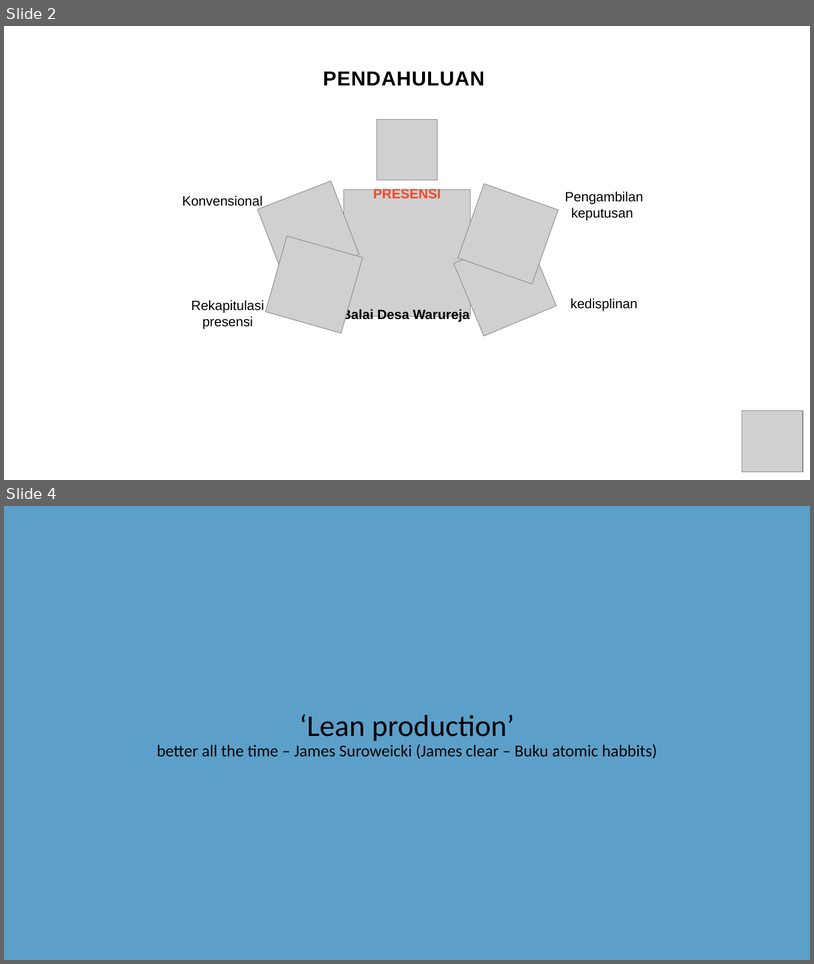
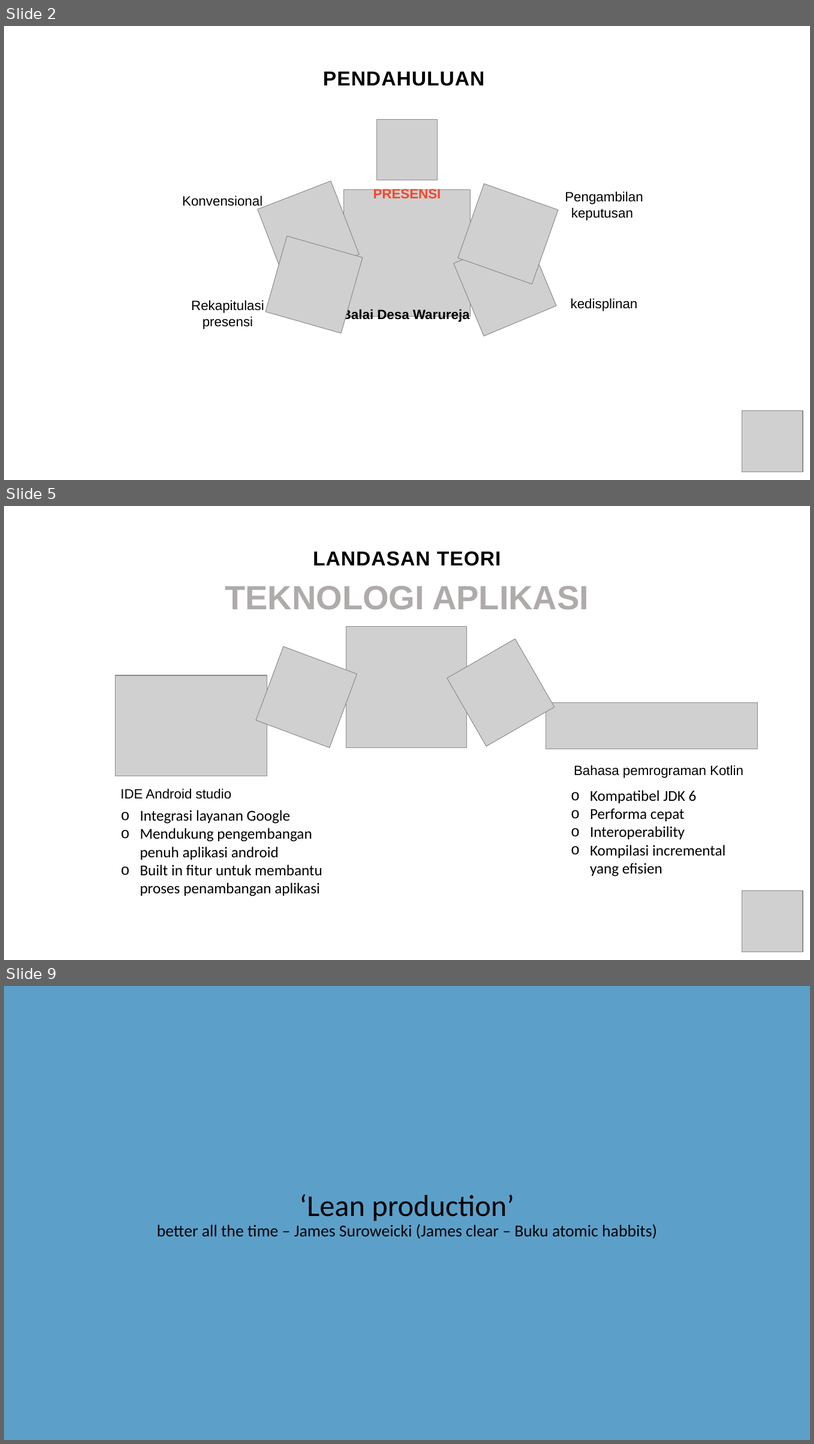
Before and after one commit to gunadermawan/skripsi, a slide deck: dokumen/ppt_skripsi.pptx. Shown one above the other, each under a label of ours: slides 2 and 4 before the commit, slides 2, 5 and 9 after it; the slides between them are not shown. The pictures are 814x964 and 814x1444 pixels, drawn with LibreOffice and Linux fonts; fonts in the diff are those of the drawing; grey boxes stand for pictures. Boxes give left, top, right and bottom in pixels: in the first picture for what was removed or moved away, otherwise in the second. Text is boxed around its words. In the diff, an @@ line names an element or a change of style, - is before the commit and + after.

```diff
--- a/dokumen/ppt_skripsi.pptx
+++ b/dokumen/ppt_skripsi.pptx
@@ slide 5 added at <box>4,506,810,960</box>, background #FFFFFF @@
@@ text added at <box>313,551,501,566</box>, 24 pt, text #000000, bold @@
+LANDASAN TEORI
@@ text added at <box>225,586,589,610</box>, 40 pt, text #AFABAB, bold @@
+TEKNOLOGI APLIKASI
@@ picture added at <box>347,627,467,747</box> @@
@@ picture added at <box>256,646,357,748</box> @@
@@ picture added at <box>447,639,555,746</box> @@
@@ picture added at <box>116,675,267,776</box> @@
@@ picture added at <box>546,703,758,748</box> @@
@@ text added at <box>574,765,744,778</box>, 16 pt, text #000000 @@
+Bahasa pemrograman Kotlin
@@ text added at <box>120,788,232,799</box>, 16 pt, text #000000 @@
+IDE Android studio
@@ text added at <box>590,790,726,876</box>, 18 pt, text #000000 @@
+o Kompatibel JDK 6
+o Performa cepat
+o Interoperability
+o Kompilasi incremental yang efisien
@@ text added at <box>140,810,323,896</box>, 18 pt, text #000000 @@
+o Integrasi layanan Google
+o Mendukung pengembangan penuh aplikasi android
+o Built in fitur untuk membantu proses penambangan aplikasi
@@ picture added at <box>743,891,804,952</box> @@
@@ what was slide 4 is now slide 9 @@
```
Also in this commit, not shown: 1 slide changed, 4 other slides added, 1 other file.
